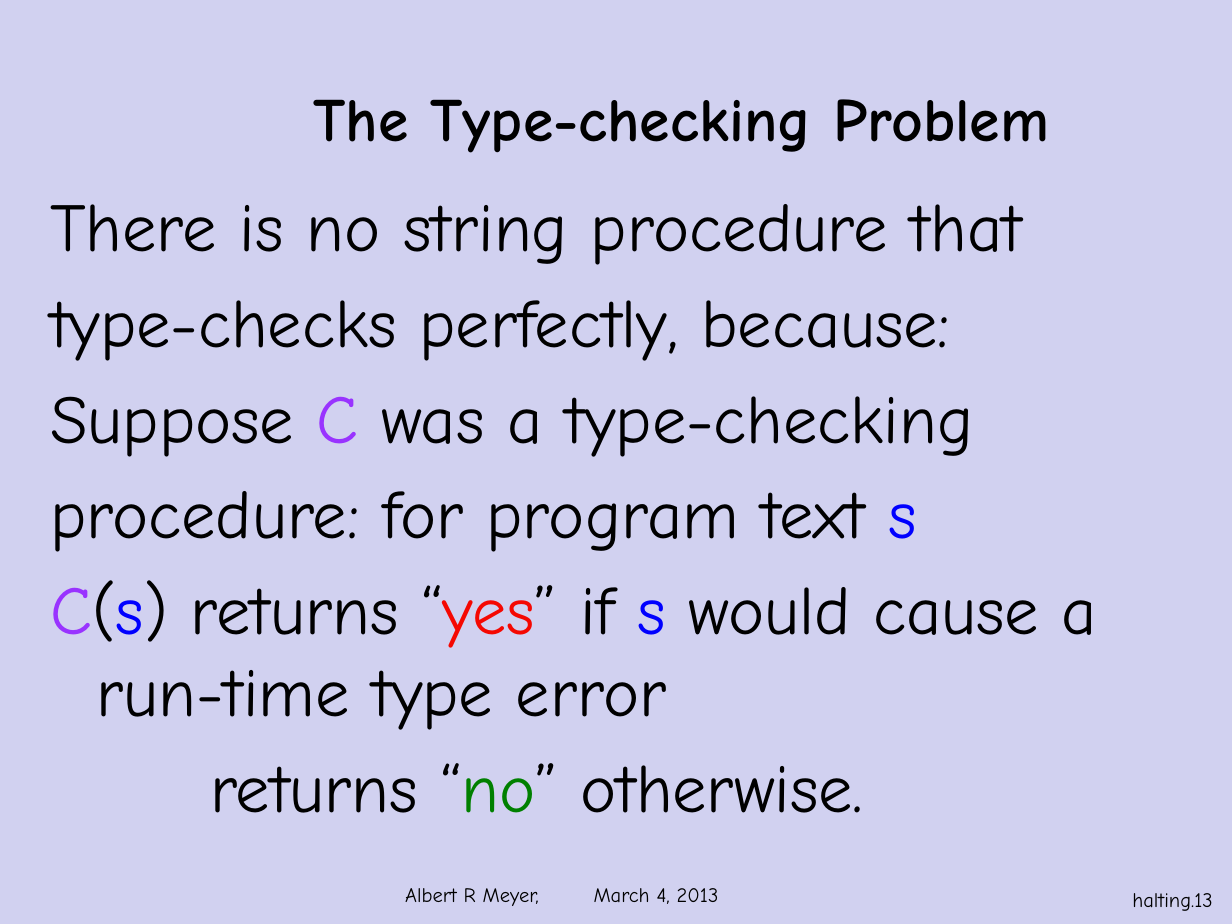
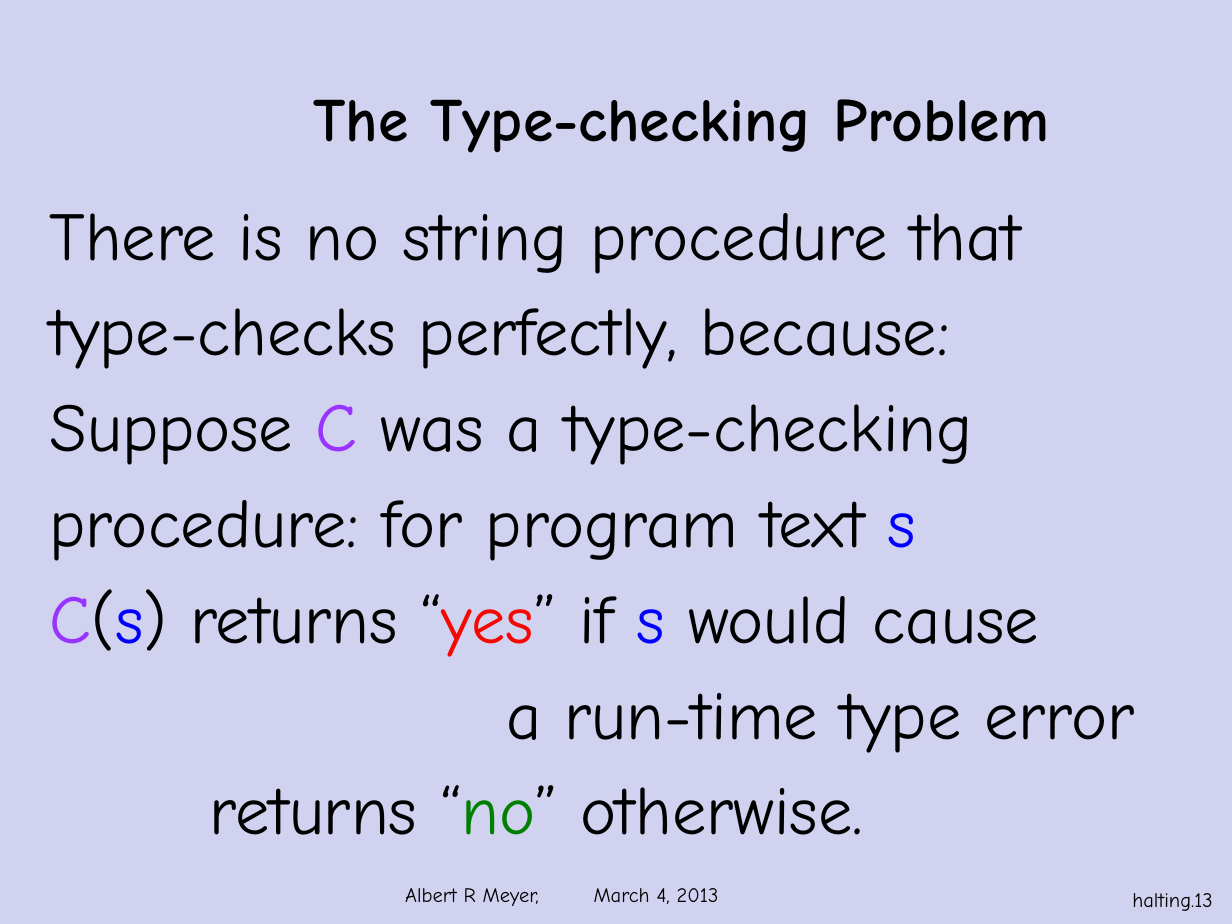
Before and after one commit to armeyer/mcs_web, a slide deck: slide 13 of spring13/slides13/halting-problem-no-diagram.pptx. Drawn at 1232x924 pixels with LibreOffice and Linux fonts; fonts in the diff are those of the drawing; background and template pictures are left out. Boxes give left, top, right and bottom in pixels: in the first picture for what was removed or moved away, otherwise in the second. Text is boxed around its words. In the diff, an @@ line names an element or a change of style, - is before the commit and + after.

Commit message:
edit halting-problem slides

```diff
--- a/spring13/slides13/halting-problem-no-diagram.pptx
+++ b/spring13/slides13/halting-problem-no-diagram.pptx
@@ text "There is no string procedure ...": place and size @@
-text "There is no string procedure ..." at (50, 204, 1097, 813)
+text "There is no string procedure ..." at (49, 213, 1135, 835)
@@ text at (49, 589, 1135, 753): text changed @@
-C(s) returns “yes” if s would cause a run-time type error
+C(s) returns “yes” if s would cause
+a run-time type error
```
Also in this commit, not shown: 14 other slides changed, 1 other file.
